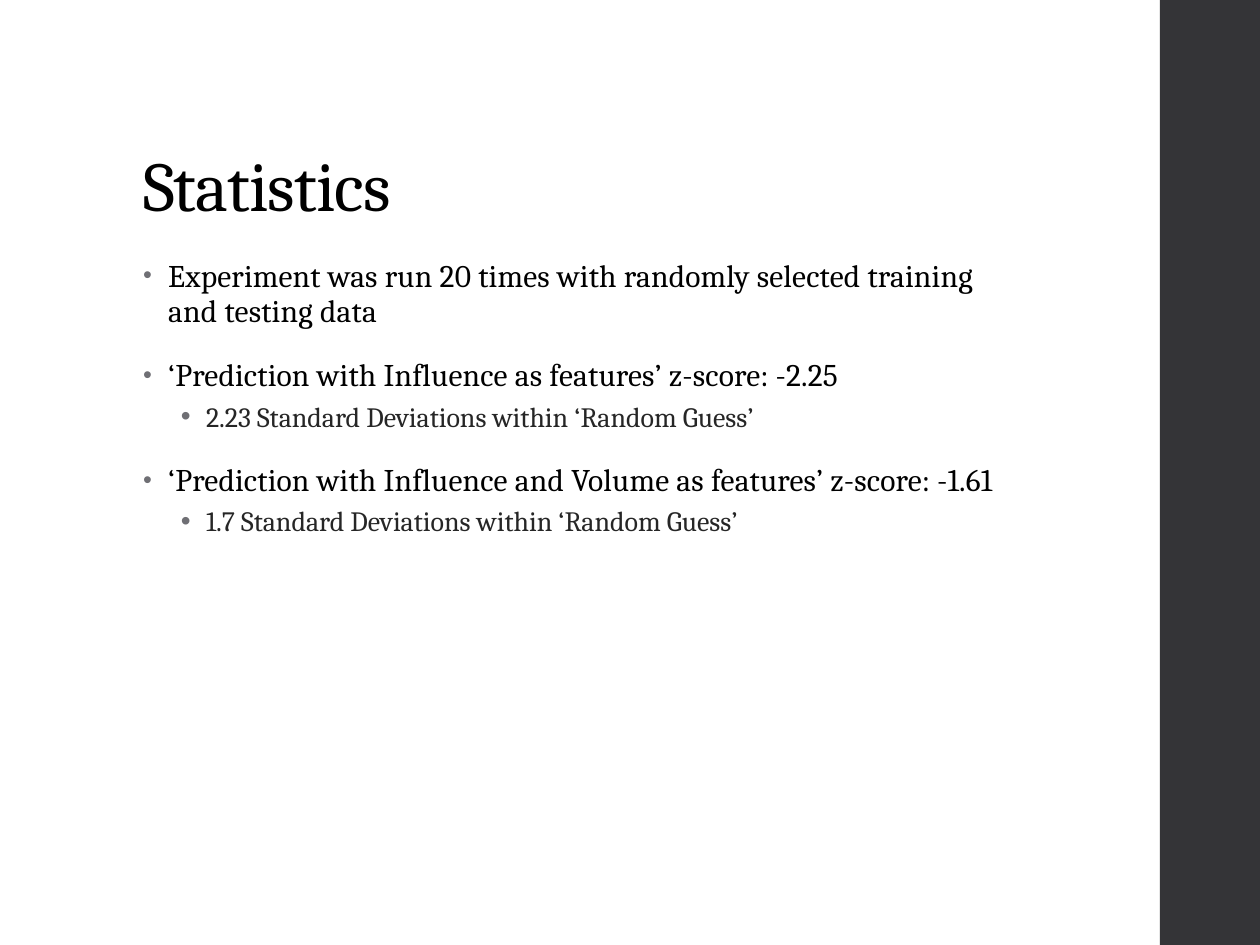
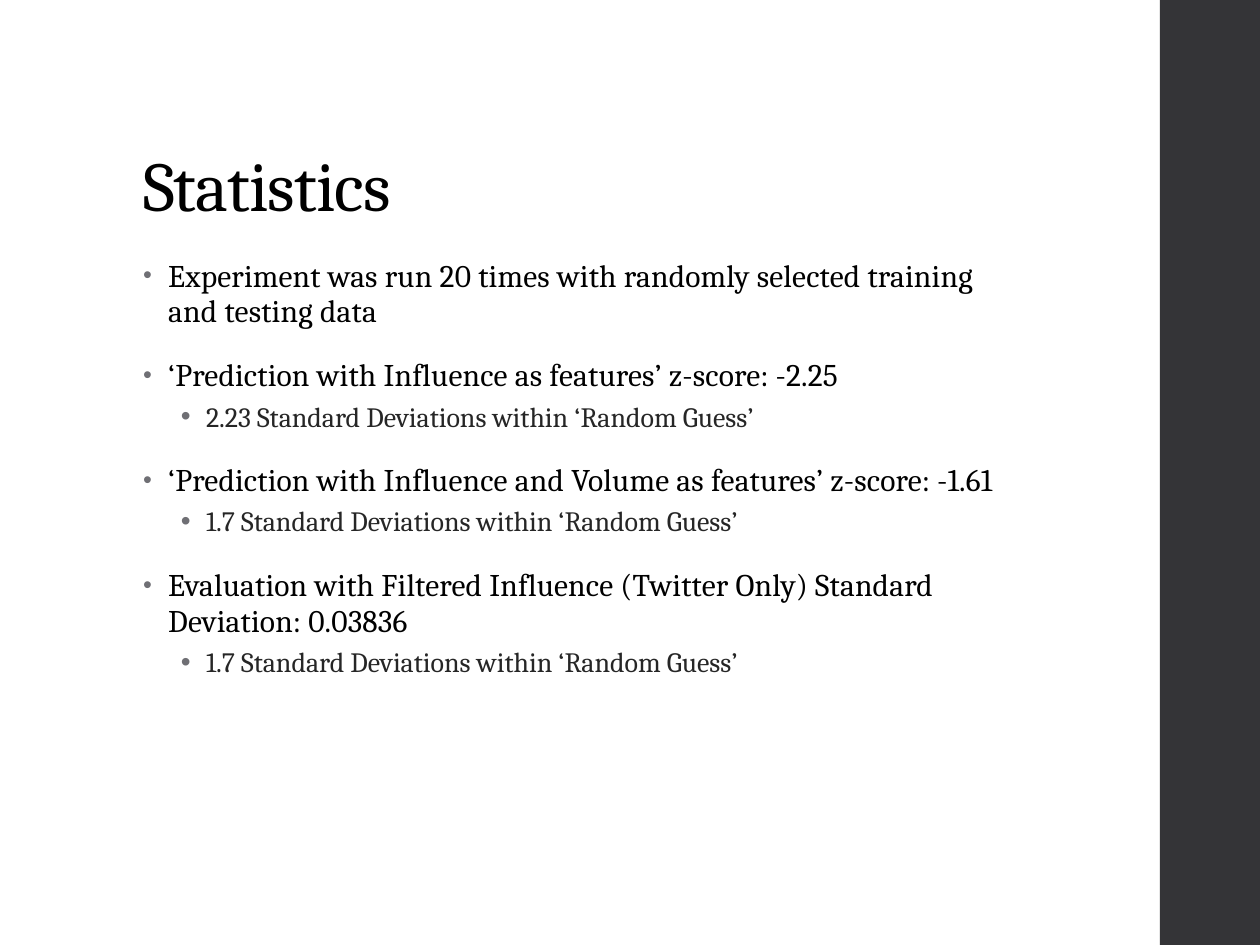
Before and after one commit to wizdes/InfluencePrediction, a slide deck: slide 12 of presentation.pptx (slide 10 before the commit). Drawn at 1260x945 pixels with LibreOffice and Linux fonts; fonts in the diff are those of the drawing. Boxes give left, top, right and bottom in pixels: in the first picture for what was removed or moved away, otherwise in the second. Text is boxed around its words. In the diff, an @@ line names an element or a change of style, - is before the commit and + after.

Commit message:
updated the presentation with twitter data

```diff
--- a/presentation.pptx
+++ b/presentation.pptx
@@ text at (x1=168, y1=573, x2=933, y2=673): paragraphs added @@
+• Evaluation with Filtered Influence (Twitter Only) Standard Deviation: 0.03836
+  • 1.7 Standard Deviations within ‘Random Guess’
```
Also in this commit, not shown: 1 other slide changed, 4 slides added.
